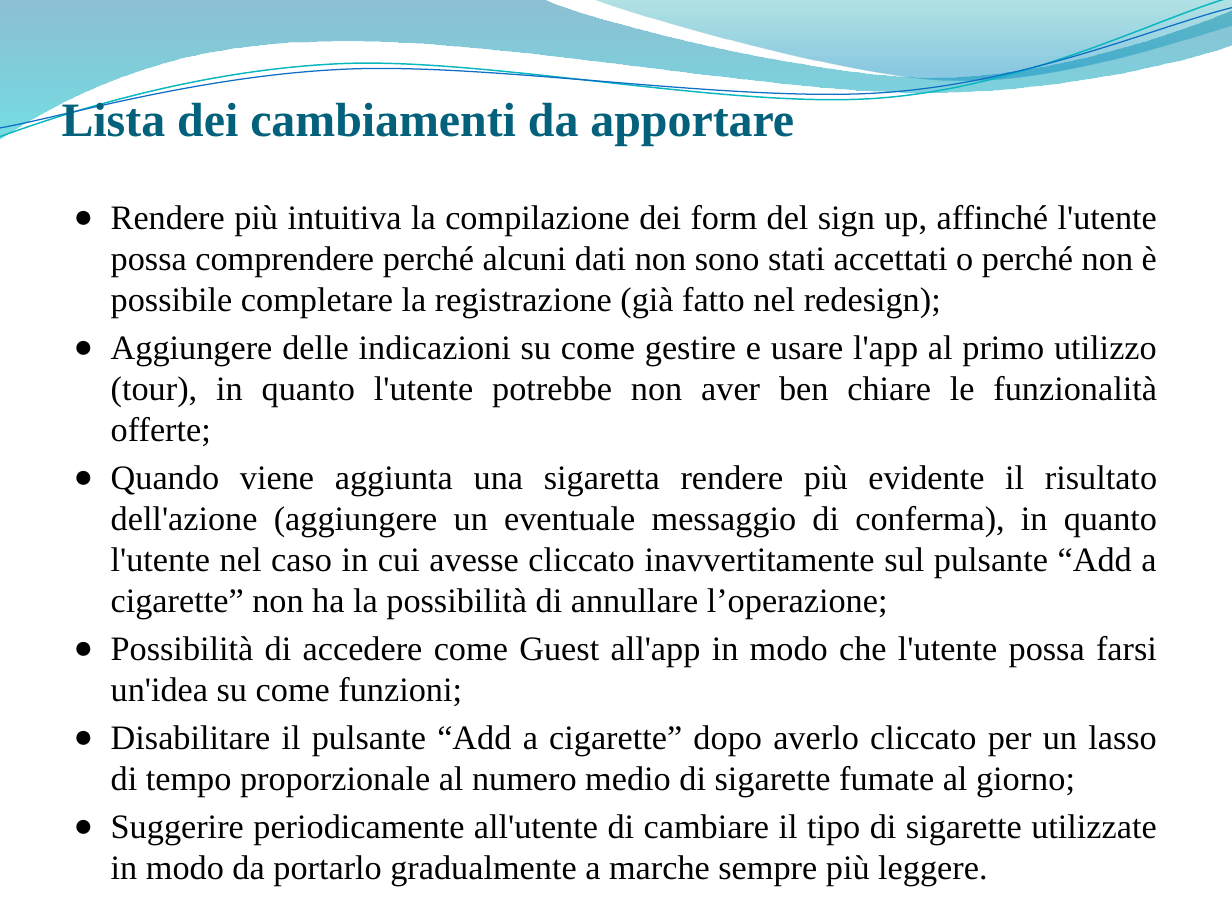
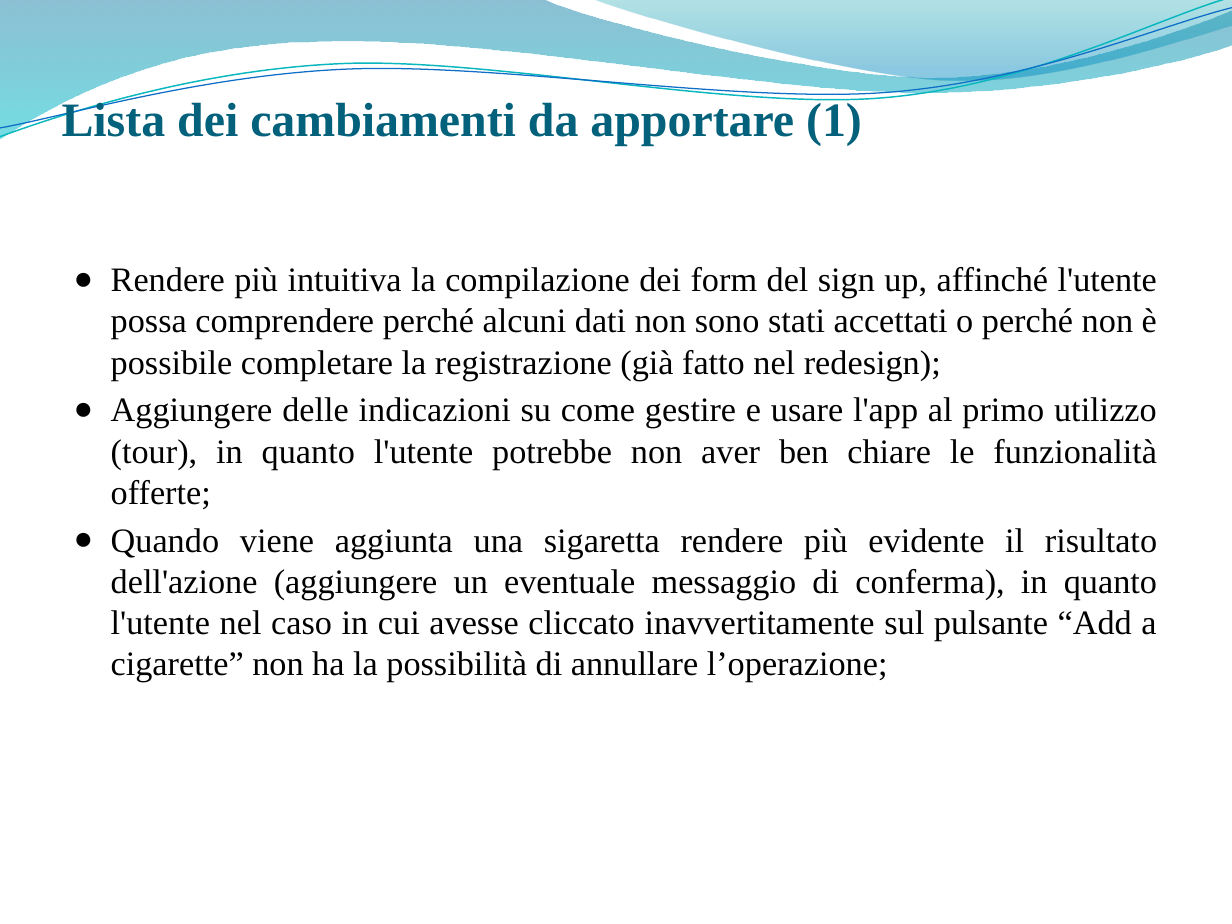
Before and after one commit to giusmastro91/Cognitive-systems, a slide deck: slide 43 of Prova_6/Leone_Mastrosimone_PresentazioneProgetto.pptx. Drawn at 1232x924 pixels with LibreOffice and Linux fonts; fonts in the diff are those of the drawing; background and template pictures are left out. Boxes give left, top, right and bottom in pixels: in the first picture for what was removed or moved away, otherwise in the second. Text is boxed around its words. In the diff, an @@ line names an element or a change of style, - is before the commit and + after.

```diff
--- a/Prova_6/Leone_Mastrosimone_PresentazioneProgetto.pptx
+++ b/Prova_6/Leone_Mastrosimone_PresentazioneProgetto.pptx
@@ title at (x1=62, y1=98, x2=862, y2=145): text changed @@
-Lista dei cambiamenti da apportare
+Lista dei cambiamenti da apportare (1)
@@ text "Rendere più intuitiva la compilazione ..." moved from (x1=111, y1=205, x2=1157, y2=845) to (x1=111, y1=267, x2=1157, y2=682) @@
@@ text at (x1=111, y1=636, x2=1157, y2=845): paragraphs removed @@
-● Possibilità di accedere come Guest all'app in modo che l'utente possa farsi un'idea su come funzioni;
-● Disabilitare il pulsante “Add a cigarette” dopo averlo cliccato per un lasso di tempo proporzionale al numero medio di sigarette fumate al giorno;
-● Suggerire periodicamente all'utente di cambiare il tipo di sigarette utilizzate in modo da portarlo gradualmente a marche sempre più leggere.
```
Also in this commit, not shown: 1 slide added.
